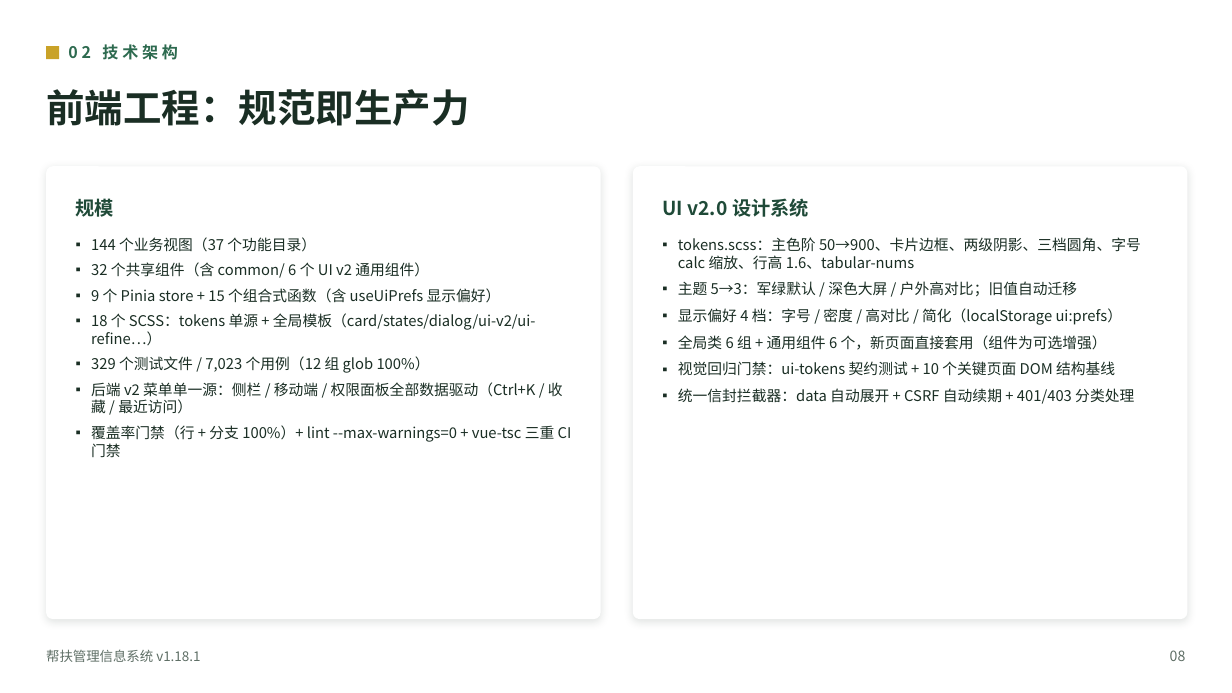
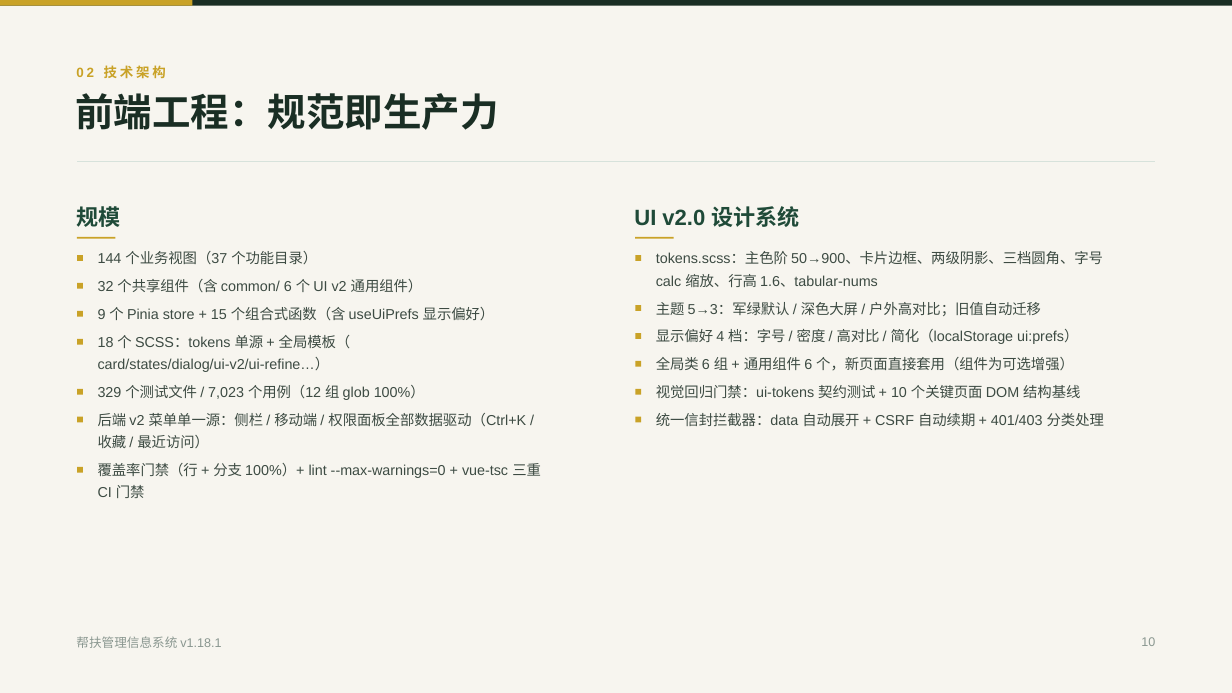
Before and after one commit to lzh745200/MRRS, a slide deck: slide 10 of docs/帮扶管理信息系统介绍.pptx. Drawn at 1232x693 pixels with LibreOffice and Linux fonts; fonts in the diff are those of the drawing. Boxes give left, top, right and bottom in pixels: in the first picture for what was removed or moved away, otherwise in the second. Text is boxed around its words. In the diff, an @@ line names an element or a change of style, - is before the commit and + after.

```diff
--- a/docs/帮扶管理信息系统介绍.pptx
+++ b/docs/帮扶管理信息系统介绍.pptx
@@ background #FFFFFF to #F7F5EF @@
@@ rectangle added at bbox=[0, 0, 1232, 6], fill #1A2E24 @@
@@ rectangle added at bbox=[0, 0, 192, 6], fill #C9A227 @@
@@ rectangle removed at bbox=[46, 46, 59, 59] @@
@@ text "前端工程：规范即生产力": place and size @@
-text "前端工程：规范即生产力" at bbox=[46, 89, 469, 126]
+text "前端工程：规范即生产力" at bbox=[75, 93, 498, 130]
@@ text "前端工程：规范即生产力" at bbox=[75, 93, 498, 130]: font Noto Sans CJK SC to Arial; vertical alignment middle to top @@
@@ text "02 技术架构": place and size @@
-text "02 技术架构" at bbox=[68, 44, 178, 60]
+text "02 技术架构" at bbox=[76, 65, 166, 79]
@@ text "02 技术架构" at bbox=[76, 65, 166, 79]: size 12.5 to 10.5 pt, font Noto Sans CJK SC to Arial, text colour #2D6A4F to #C9A227, letter spacing 3 to 2.2 pt; vertical alignment middle to top @@
@@ rounded rectangle removed at bbox=[46, 166, 601, 619] @@
@@ freeform shape added at bbox=[77, 162, 1155, 163], outline #D7E2DB 0.75 pt @@
@@ rounded rectangle removed at bbox=[633, 166, 1188, 619] @@
@@ text "规模" at bbox=[76, 206, 120, 227]: size 15 to 17.2 pt, font Noto Sans CJK SC to Arial; vertical alignment middle to top @@
@@ text "规模": place and size @@
-text "规模" at bbox=[76, 198, 114, 217]
+text "规模" at bbox=[76, 206, 120, 227]
@@ text "UI v2.0 设计系统": place and size @@
-text "UI v2.0 设计系统" at bbox=[662, 198, 809, 217]
+text "UI v2.0 设计系统" at bbox=[634, 206, 799, 227]
@@ text "UI v2.0 设计系统" at bbox=[634, 206, 799, 227]: size 15 to 17.2 pt, font Noto Sans CJK SC to Arial; vertical alignment middle to top @@
@@ text removed at bbox=[91, 237, 572, 458] @@
-▪ 144 个业务视图（37 个功能目录）
-▪ 32 个共享组件（含 common/ 6 个 UI v2 通用组件）
-▪ 9 个 Pinia store + 15 个组合式函数（含 useUiPrefs 显示偏好）
-▪ 18 个 SCSS：tokens 单源 + 全局模板（card/states/dialog/ui-v2/ui-refine…）
-▪ 329 个测试文件 / 7,023 个用例（12 组 glob 100%）
-▪ 后端 v2 菜单单一源：侧栏 / 移动端 / 权限面板全部数据驱动（Ctrl+K / 收藏 / 最近访问）
-▪ 覆盖率门禁（行 + 分支 100%）+ lint --max-warnings=0 + vue-tsc 三重 CI 门禁
@@ text removed at bbox=[678, 237, 1141, 404] @@
-▪ tokens.scss：主色阶 50→900、卡片边框、两级阴影、三档圆角、字号 calc 缩放、行高 1.6、tabular-nums
-▪ 主题 5→3：军绿默认 / 深色大屏 / 户外高对比；旧值自动迁移
-▪ 显示偏好 4 档：字号 / 密度 / 高对比 / 简化（localStorage ui:prefs）
-▪ 全局类 6 组 + 通用组件 6 个，新页面直接套用（组件为可选增强）
-▪ 视觉回归门禁：ui-tokens 契约测试 + 10 个关键页面 DOM 结构基线
-▪ 统一信封拦截器：data 自动展开 + CSRF 自动续期 + 401/403 分类处理
@@ group added at bbox=[77, 237, 1104, 498]: 17 texts, 15 rectangles @@
+144 个业务视图（37 个功能目录）
+32 个共享组件（含 common/ 6 个 UI v2 通用组件）
+9 个 Pinia store + 15 个组合式函数（含 useUiPrefs 显示偏好）
+18 个 SCSS：tokens 单源 + 全局模板（
+card/states/dialog/ui-v2/ui-refine…）
+329 个测试文件 / 7,023 个用例（12 组 glob 100%）
+后端 v2 菜单单一源：侧栏 / 移动端 / 权限面板全部数据驱动（Ctrl+K /
+收藏 / 最近访问）
+覆盖率门禁（行 + 分支 100%）+ lint --max-warnings=0 + vue-tsc 三重
+CI 门禁
+tokens.scss：主色阶 50→900、卡片边框、两级阴影、三档圆角、字号
+calc 缩放、行高 1.6、tabular-nums
+主题 5→3：军绿默认 / 深色大屏 / 户外高对比；旧值自动迁移
+显示偏好 4 档：字号 / 密度 / 高对比 / 简化（localStorage ui:prefs）
+全局类 6 组 + 通用组件 6 个，新页面直接套用（组件为可选增强）
+视觉回归门禁：ui-tokens 契约测试 + 10 个关键页面 DOM 结构基线
+统一信封拦截器：data 自动展开 + CSRF 自动续期 + 401/403 分类处理
@@ text "帮扶管理信息系统 v1.18.1": place and size @@
-text "帮扶管理信息系统 v1.18.1" at bbox=[46, 649, 200, 662]
+text "帮扶管理信息系统 v1.18.1" at bbox=[76, 636, 221, 648]
@@ text "帮扶管理信息系统 v1.18.1" at bbox=[76, 636, 221, 648]: size 10.5 to 9.8 pt, font Noto Sans CJK SC to Arial, text colour #5F6F66 to #8A9790; vertical alignment middle to top @@
@@ text added at bbox=[1141, 637, 1155, 646], 9.8 pt, text #8A9790 @@
+10
@@ text removed at bbox=[1170, 650, 1186, 661] @@
-08
```
Also in this commit, not shown: 54 other slides changed, 1 other file.
